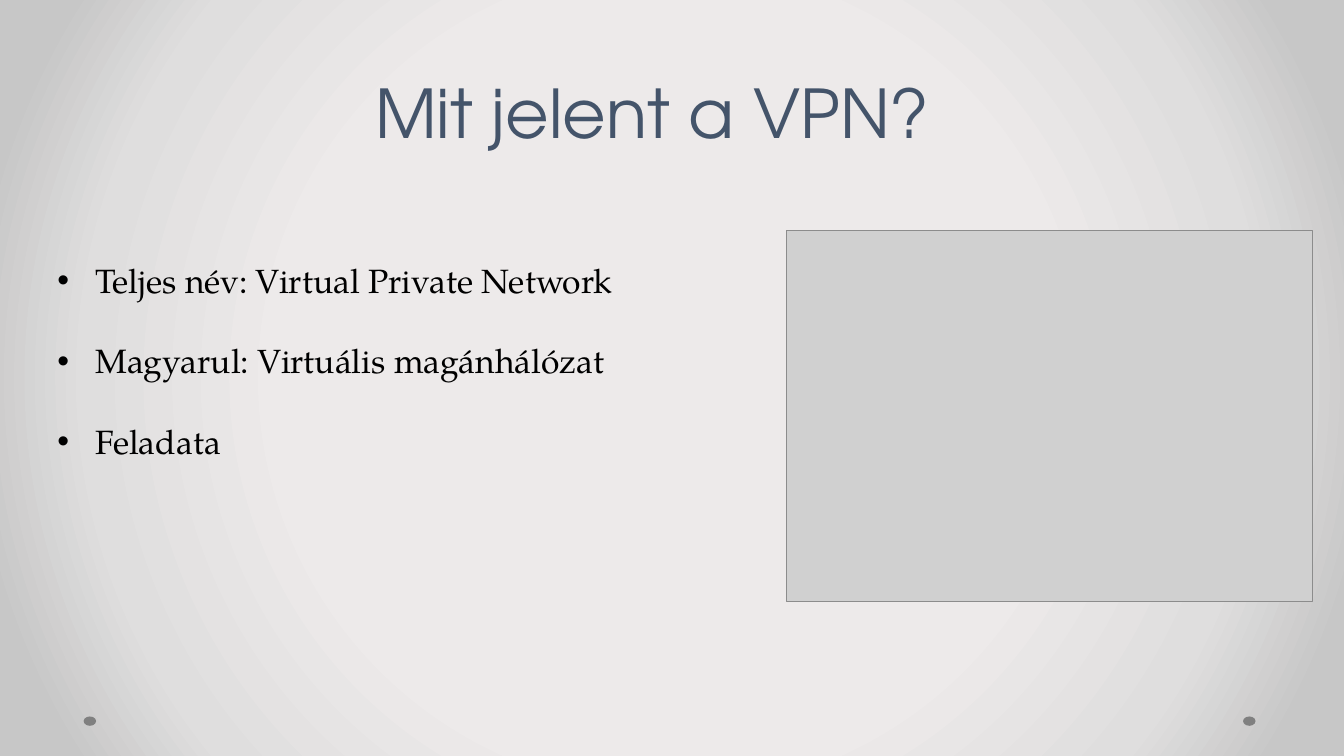
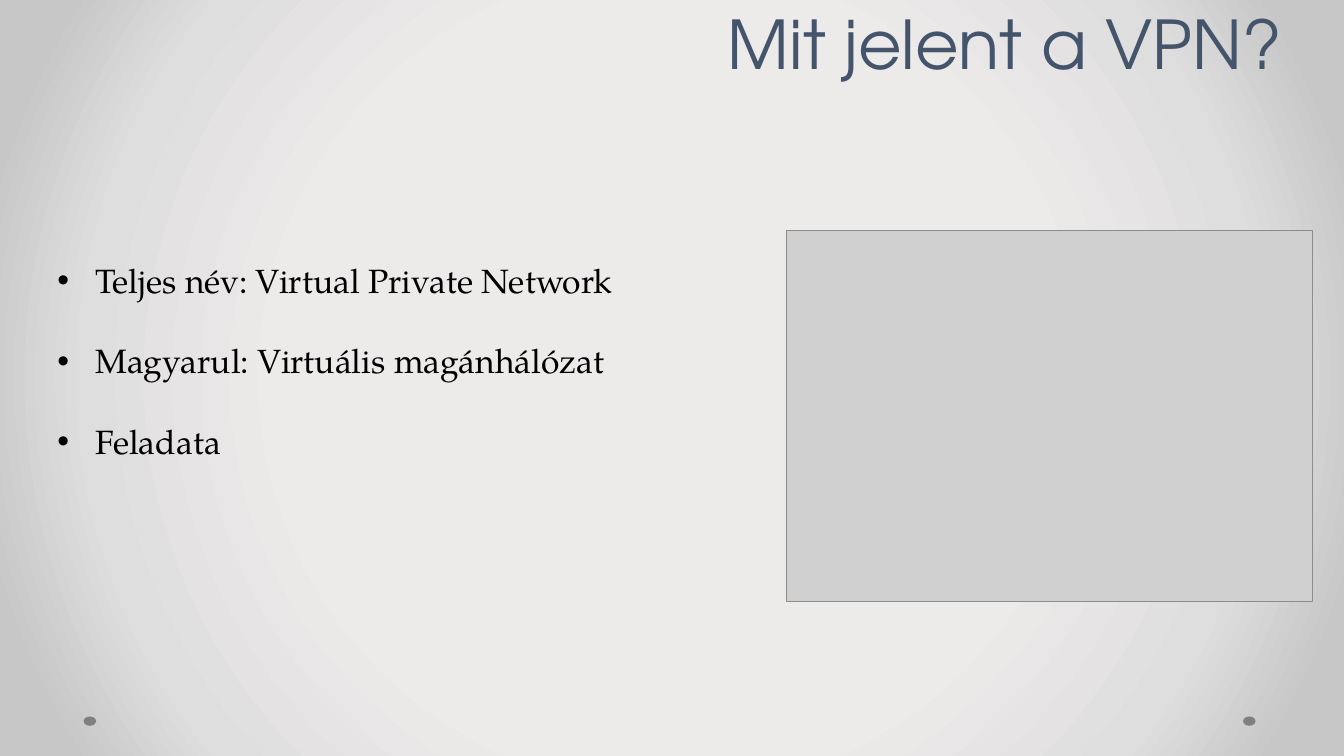
Before and after one commit to lampandras/ppt-bemutato-szakmai, a slide deck: slide 2 of VPN-hálózatok.pptx. Drawn at 1344x756 pixels with LibreOffice and Linux fonts; fonts in the diff are those of the drawing; grey boxes stand for pictures. Boxes give left, top, right and bottom in pixels: in the first picture for what was removed or moved away, otherwise in the second. Text is boxed around its words. In the diff, an @@ line names an element or a change of style, - is before the commit and + after.

```diff
--- a/VPN-hálózatok.pptx
+++ b/VPN-hálózatok.pptx
@@ title "Mit jelent a VPN?": place and size @@
-title "Mit jelent a VPN?" at bbox=[375, 87, 929, 150]
+title "Mit jelent a VPN?" at bbox=[728, 18, 1282, 81]
```
Also in this commit, not shown: 1 other slide changed, 2 slides added, 2 slides removed.
